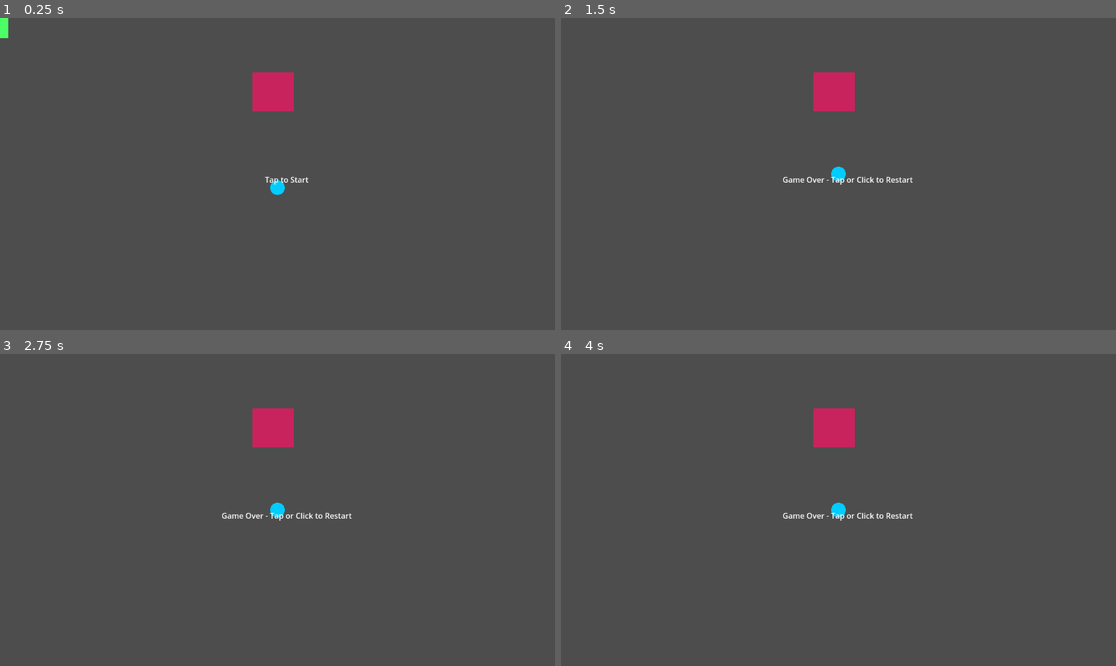
Above: before the commit, frames 1-4 (two rows, left to right).
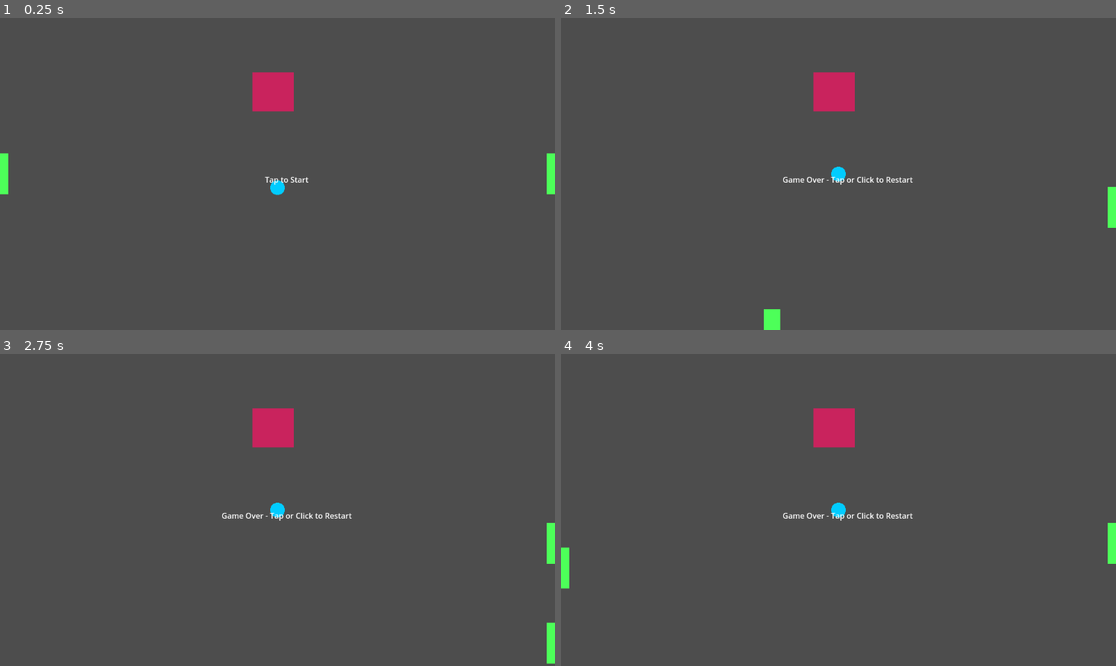
Above: after the commit, the same moments.

Repository: JTheoMitr/pong-infinity
Game: Godot game, scene res://main.tscn
The game is run twice, just before and just after one commit, with the same random seed, the same clock (stepped at 60 frames per second) and the same inputs.
Inputs (mouse positions are in pixels of both pictures, inside the frame that each line leads up to):
- Up to frame 1 (0.25 s): no input
- Up to frame 2 (1.5 s): tap Enter at 0.5, 1.25 s; move the mouse to (960, 158) at 0.52 s; hold Up (ui_up) 0.53-1.25 s; tap S (s) at 0.6 s; click (960, 158) at 0.67 s; tap W (w) at 0.8 s; drag from (727, 189) to (810, 236) at 1.27 s
- Up to frame 3 (2.75 s): tap Enter at 2 s; move the mouse to (333, 441) at 2.02 s; hold Up (ui_up) from 2.03 s (still down); tap S (s) at 2.1 s; tap W (w) at 2.3 s
- Up to frame 4 (4 s): release Up (ui_up) at 2.75 s; tap Enter at 2.75, 3.5 s; drag from (810, 572) to (672, 463) at 2.77 s; move the mouse to (1005, 556) at 3.52 s; hold Down (ui_down) from 3.53 s (still down); tap S (s) at 3.6 s; tap W (w) at 3.8 s

The runs differ from the first frame. In frame 1, 0.5% of the frame differs, in the area x 0-100%, y 0-57%; in frame 2, 0.4%; in frame 3, 0.4%; in frame 4, 0.4%.

Commit message:
paddles now start properly
updated positioning within paddle script

Diff:
--- a/paddle.gd
+++ b/paddle.gd
@@ -8,6 +8,15 @@
 # Touch handling
 var touch_y: float = -1.0
 var touch_active: bool = false
+
+func _ready() -> void:
+	var screen := get_viewport_rect().size
+	if is_left:
+		perimeter_pos = 0.875    # halfway up the left edge
+	else:
+		perimeter_pos = 0.375    # halfway down the right edge
+	position = perimeter_to_screen(perimeter_pos)
+
 
 
 func _unhandled_input(event: InputEvent) -> void:
